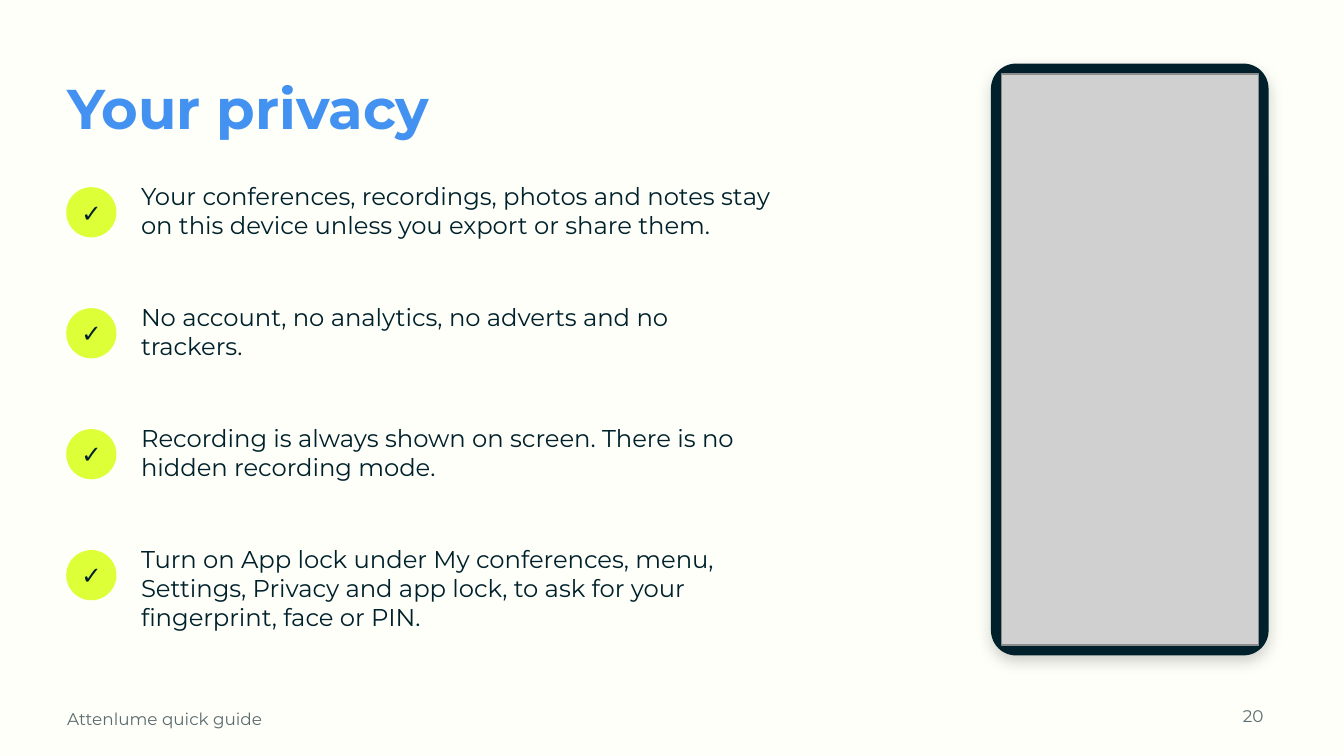
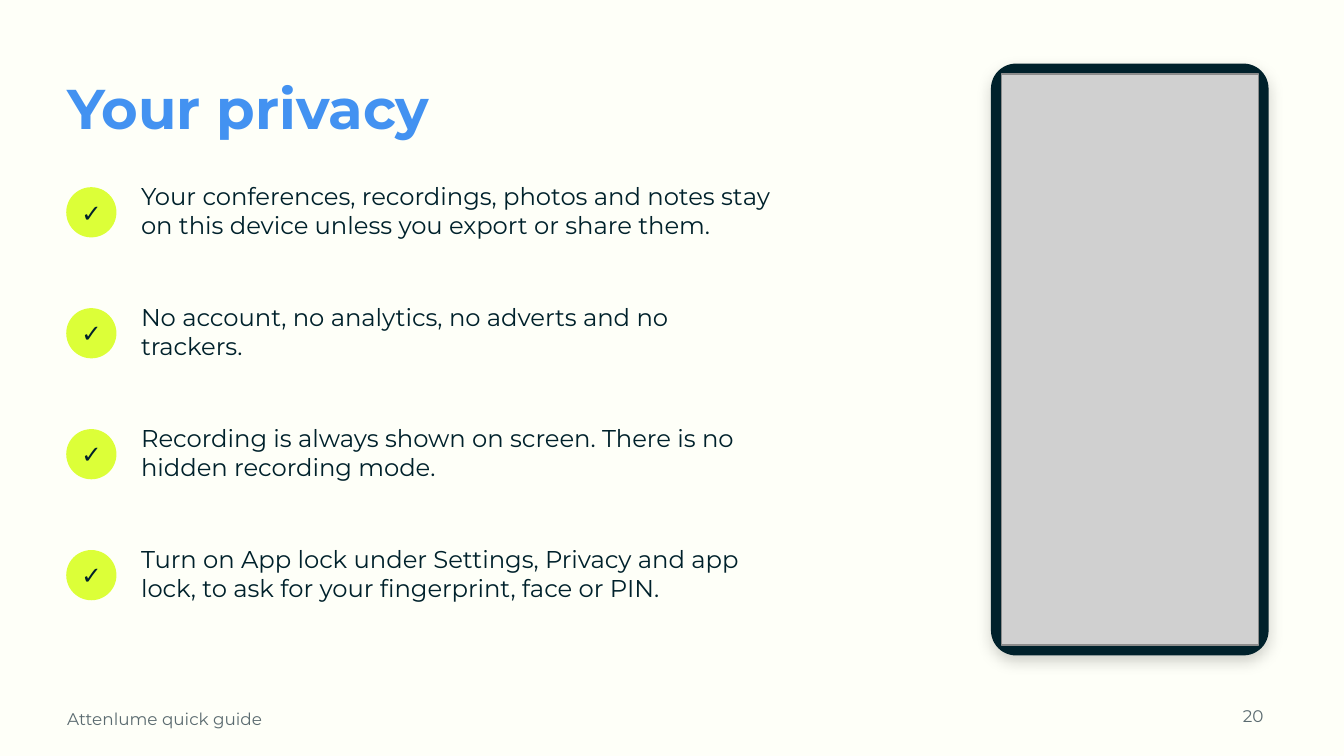
Before and after one commit to SamsonOluwaseun/attenlume, a slide deck: slide 20 of docs/user-guide/Attenlume-Quick-Guide.pptx. Drawn at 1344x756 pixels with LibreOffice and Linux fonts; fonts in the diff are those of the drawing; grey boxes stand for pictures; background and template pictures are left out. Boxes give left, top, right and bottom in pixels: in the first picture for what was removed or moved away, otherwise in the second. Text is boxed around its words. In the diff, an @@ line names an element or a change of style, - is before the commit and + after.

```diff
--- a/docs/user-guide/Attenlume-Quick-Guide.pptx
+++ b/docs/user-guide/Attenlume-Quick-Guide.pptx
@@ text at [141, 550, 738, 602]: text changed @@
-Turn on App lock under My conferences, menu, Settings, Privacy and app lock, to ask for your fingerprint, face or PIN.
+Turn on App lock under Settings, Privacy and app lock, to ask for your fingerprint, face or PIN.
```
Also in this commit, not shown: 5 other slides changed, 4 other files.
